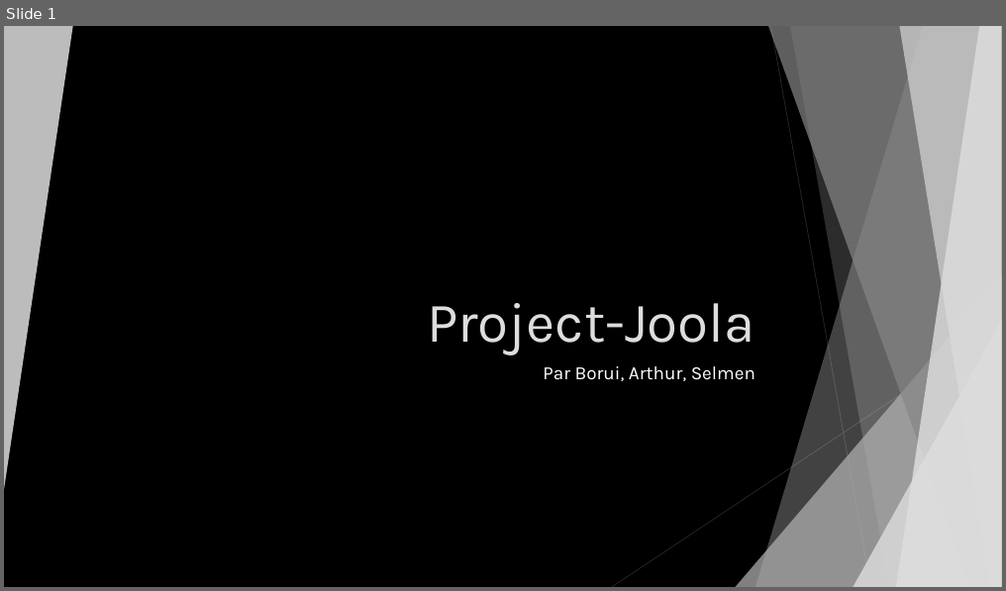
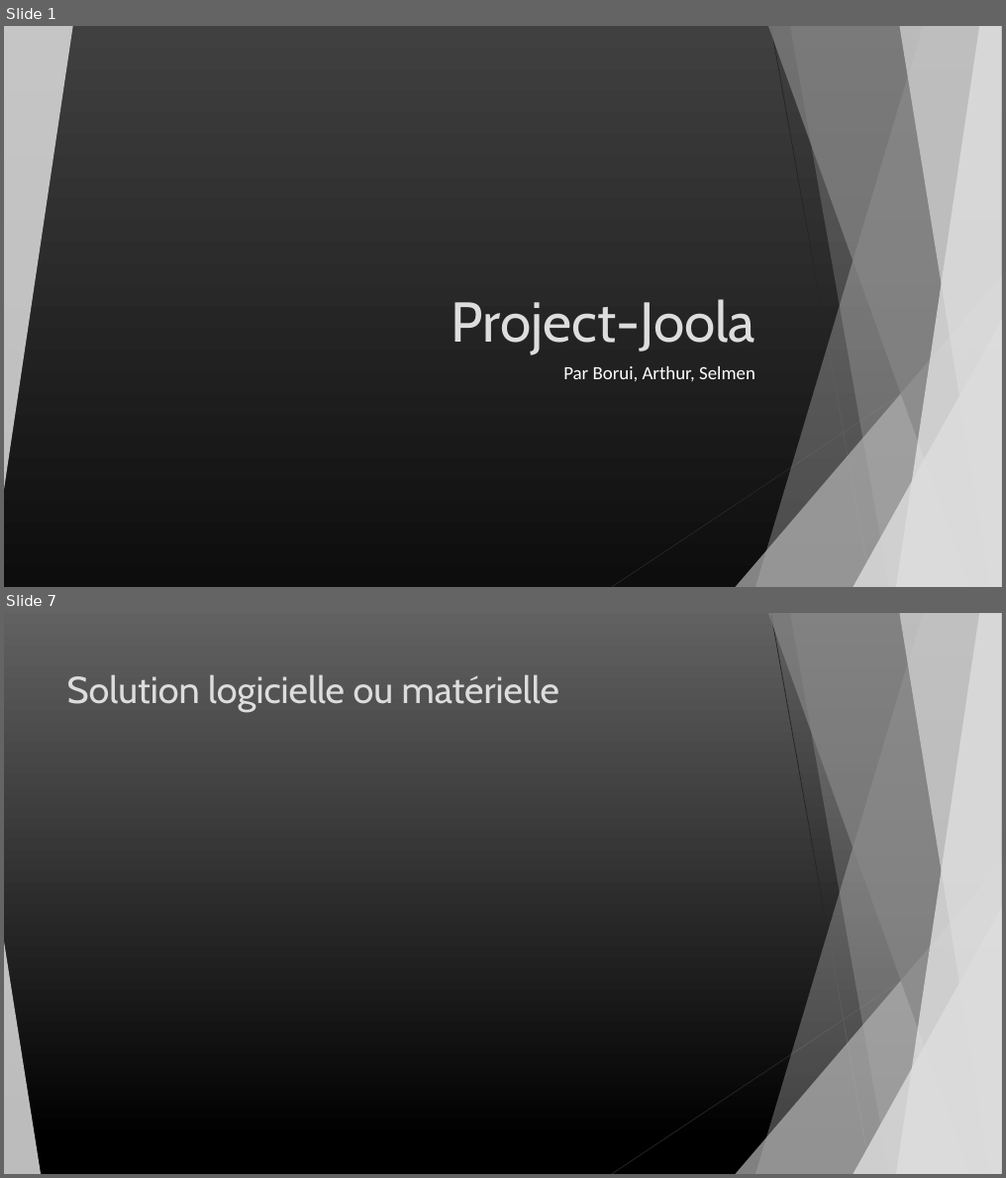
Before and after one commit to BoZhang-dev/Project-Joola, a slide deck: Notes/Presentation.pptx. Shown one above the other, each under a label of ours: slide 1 before the commit, slides 1 and 7 after it; the slides between them are not shown. The pictures are 1006x591 and 1006x1178 pixels, drawn with LibreOffice and Linux fonts; fonts in the diff are those of the drawing. Boxes give left, top, right and bottom in pixels: in the first picture for what was removed or moved away, otherwise in the second. Text is boxed around its words. In the diff, an @@ line names an element or a change of style, - is before the commit and + after.

```diff
--- a/Notes/Presentation.pptx
+++ b/Notes/Presentation.pptx
@@ slide 7 added at [4,613,1002,1174], background gradient #616161 to #000000; not listed: 9 template elements that a slide beside it also shows @@
@@ title added at [67,674,559,712], 36 pt, text #DDDDDD @@
+Solution logicielle ou matérielle
@@ triangle added at [4,942,41,1174], fill #DDDDDD at 85% opacity @@
@@ slide 1 changed as well @@
@@ background #000000 to gradient #404040 to #0D0D0D @@
@@ title "Project-Joola" at [451,299,755,355]: font Karla to Cabin @@
@@ subtitle "Par Borui, Arthur, Selmen" at [563,367,755,381]: font Karla to Calibri @@
```
Also in this commit, not shown: 1 other slide changed, 5 other slides added, 1 other file.
